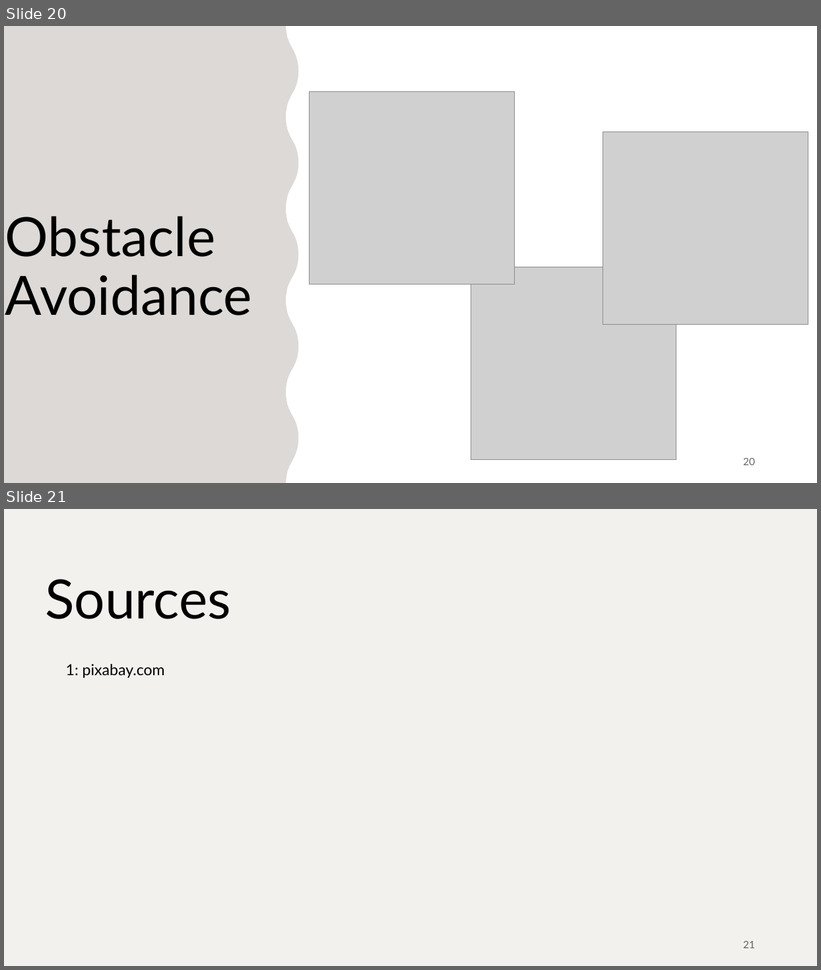
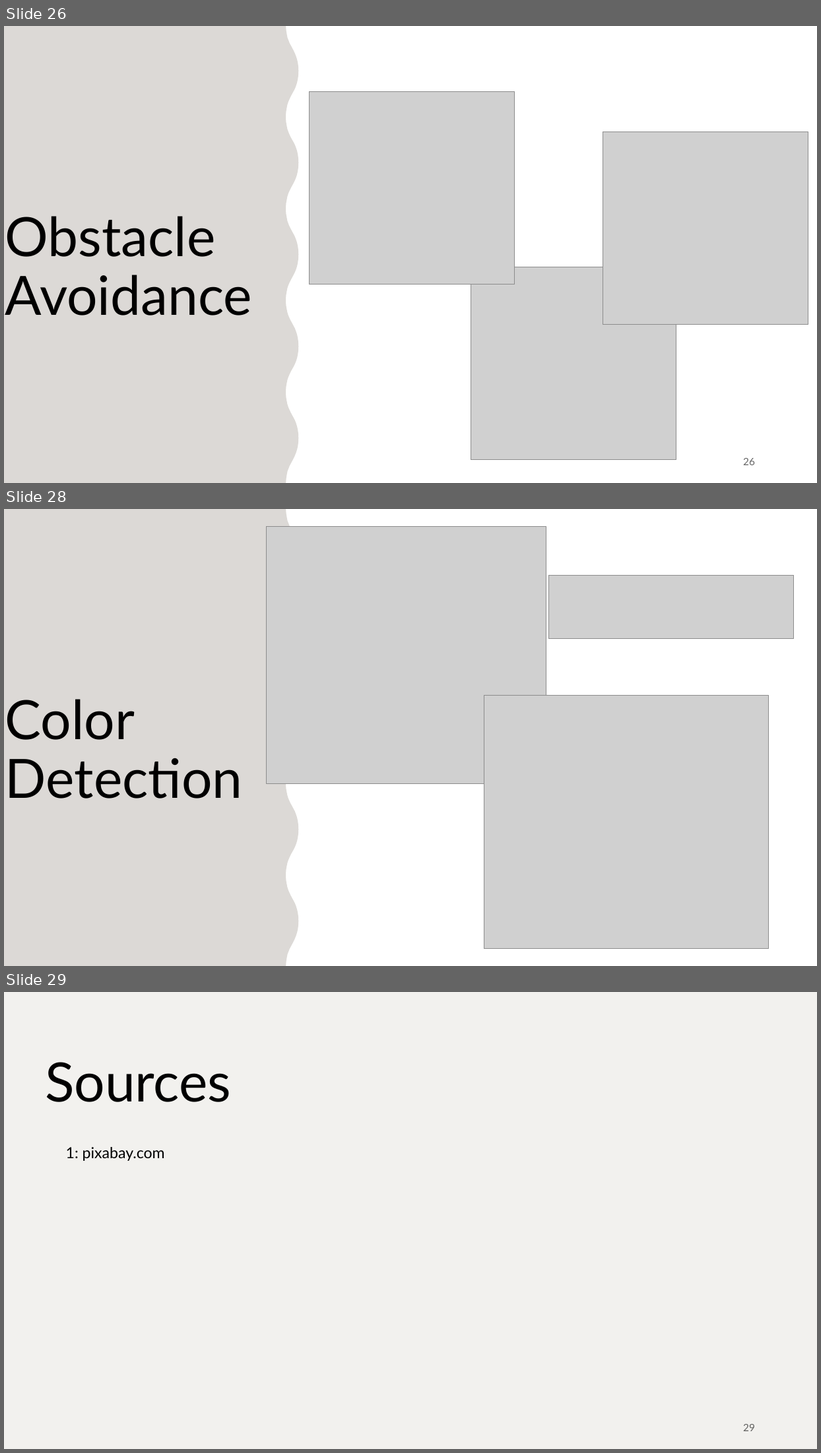
Before and after one commit to JasmeetMatta/Precision-Farming-Bot, a slide deck: Presentation/Precision Farming Using Autonomous Vehicle.pptx. Shown one above the other, each under a label of ours: slides 20 and 21 before the commit, slides 26, 28 and 29 after it; the slides between them are not shown. The pictures are 821x970 and 821x1453 pixels, drawn with LibreOffice and Linux fonts; fonts in the diff are those of the drawing; grey boxes stand for pictures. Boxes give left, top, right and bottom in pixels: in the first picture for what was removed or moved away, otherwise in the second. Text is boxed around its words. In the diff, an @@ line names an element or a change of style, - is before the commit and + after.

```diff
--- a/Presentation/Precision Farming Using Autonomous Vehicle.pptx
+++ b/Presentation/Precision Farming Using Autonomous Vehicle.pptx
@@ slide 28 added at (x1=4, y1=509, x2=817, y2=966), background #FFFFFF @@
@@ freeform shape added at (x1=4, y1=509, x2=298, y2=966), fill #FFFFFF @@
@@ freeform shape added at (x1=4, y1=509, x2=289, y2=966), fill #FFFFFF @@
@@ freeform shape added at (x1=4, y1=509, x2=298, y2=966), fill #76685C at 25% opacity @@
@@ picture added at (x1=266, y1=526, x2=547, y2=784) @@
@@ picture added at (x1=548, y1=576, x2=794, y2=638) @@
@@ title added at (x1=5, y1=699, x2=243, y2=799), 64 pt, text #000000 @@
+Color Detection
@@ picture added at (x1=484, y1=696, x2=769, y2=949) @@
@@ page number added at (x1=743, y1=949, x2=755, y2=951), 12 pt, text #000000 at 60% opacity @@
+28
@@ what was slide 20 is now slide 26 @@
@@ page number at (x1=743, y1=458, x2=755, y2=466): text changed @@
-20
+26
@@ what was slide 21 is now slide 29 @@
@@ page number at (x1=743, y1=1424, x2=755, y2=1432): text changed @@
-21
+29
```
Also in this commit, not shown: 2 slides changed, 7 other slides added.
